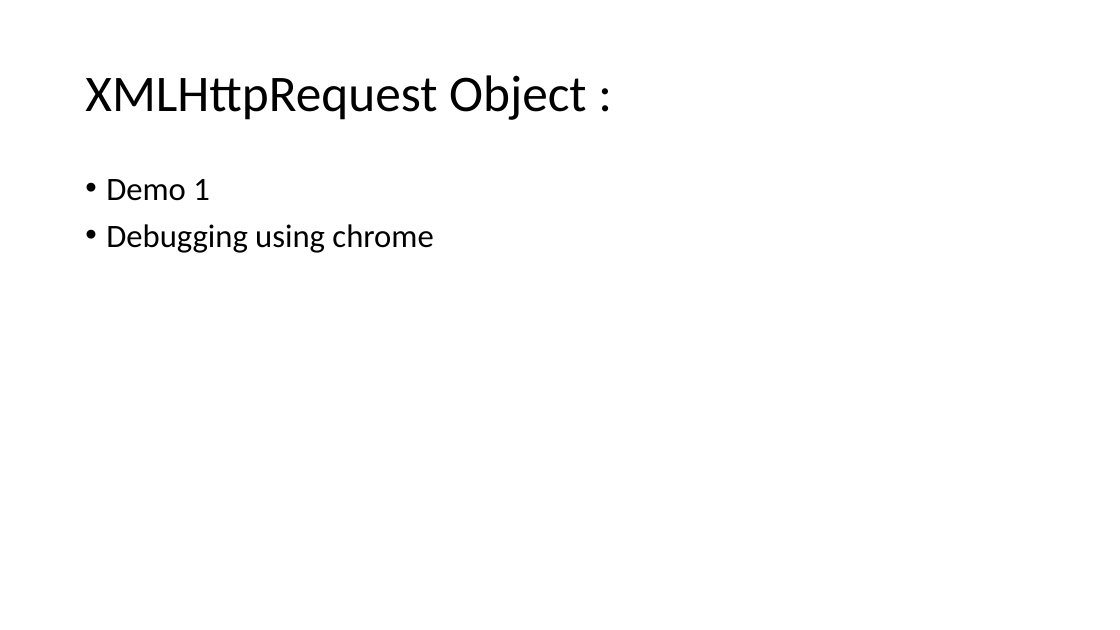
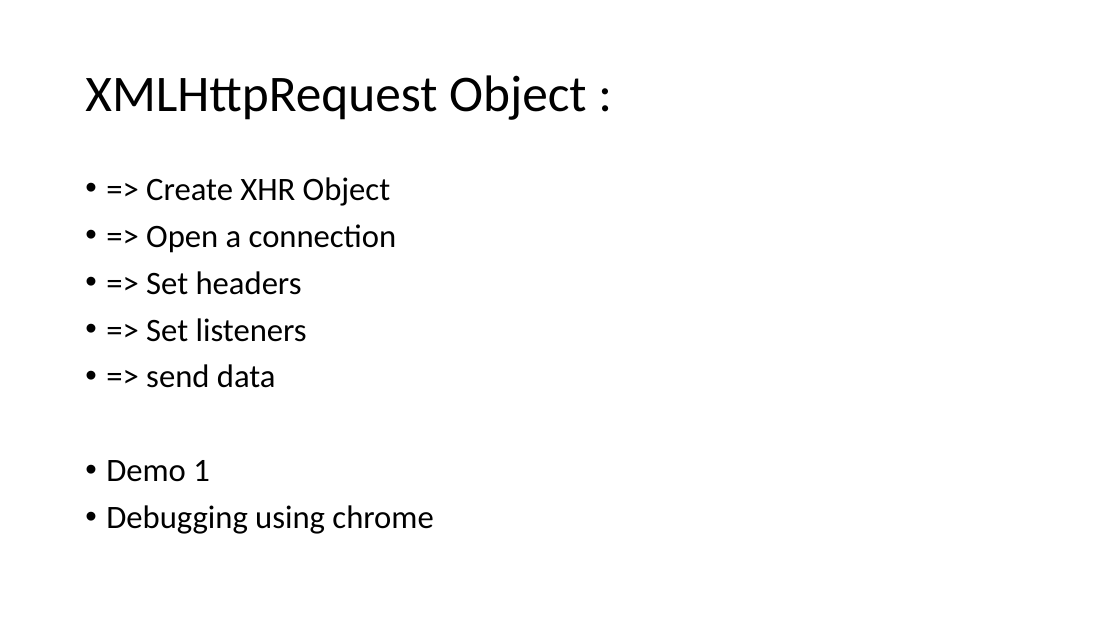
Before and after one commit to arunrajora/AJAX-Demo, a slide deck: slide 4 of AJAX Advanced.pptx. Drawn at 1120x630 pixels with LibreOffice and Linux fonts; fonts in the diff are those of the drawing. Boxes give left, top, right and bottom in pixels: in the first picture for what was removed or moved away, otherwise in the second. Text is boxed around its words. In the diff, an @@ line names an element or a change of style, - is before the commit and + after.

```diff
--- a/AJAX Advanced.pptx
+++ b/AJAX Advanced.pptx
@@ text at (x1=146, y1=177, x2=397, y2=388): paragraphs added @@
+• => Create XHR Object
+• => Open a connection
+• => Set headers
+• => Set listeners
+• => send data
```
Also in this commit, not shown: 2 other slides changed, 1 slide added, 1 slide removed, 1 other file.
